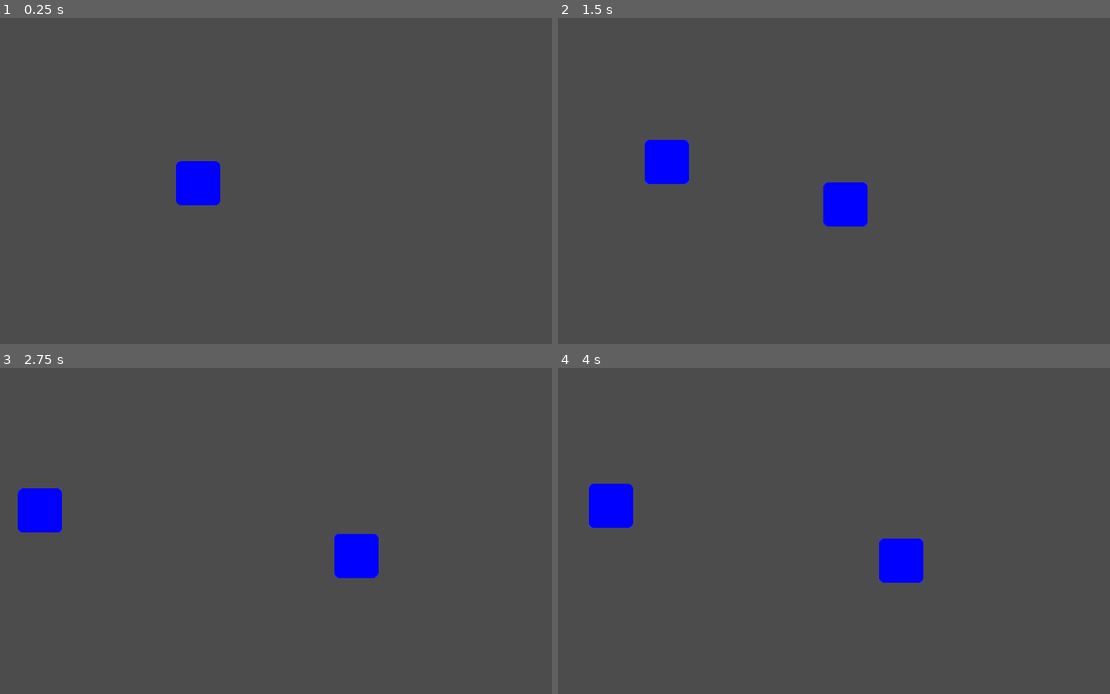
Above: before the commit, frames 1-4 (two rows, left to right).
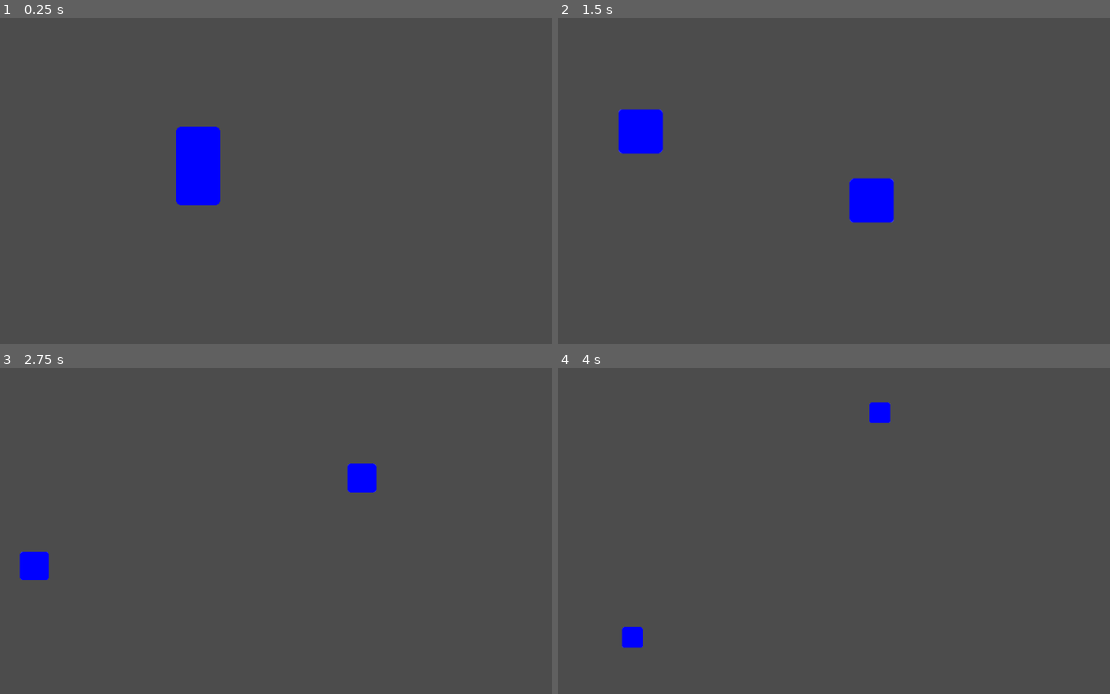
Above: after the commit, the same moments.

Repository: killicolin/SCI-GJ-3
Game: Godot game, scene res://Level1.tscn
Two runs of this game, one before a commit and one after it. Both use one fixed random seed, a clock stepped at 60 frames per second and the inputs below. The engine's default icon, where the game draws it, is replaced by a stand-in: a white triangle on a blue panel in a dark square.
Inputs:
- Up to frame 1 (0.25 s): no input
- Up to frame 2 (1.5 s): tap Enter (ui_accept) at 0.5, 0.77, 0.8, 1.07, 1.35 s; hold Right (p1_right) 0.53-1.28 s; tap D (p2_right) at 0.6 s; hold Down (ui_down) from 1.28 s (still down)
- Up to frame 3 (2.75 s): tap Enter (ui_accept) at 1.52, 1.82, 2.3 s; tap D (p2_right) at 1.55, 2.1 s; release Down (ui_down) at 2.03 s; hold Right (p1_right) from 2.03 s (still down)
- Up to frame 4 (4 s): release Right (p1_right) at 2.78 s; hold Up (ui_up) 2.78-3.53 s; tap D (p2_right) at 2.85 s; tap Enter (ui_accept) at 3.02, 3.32, 3.6, 3.77 s; hold Left (ui_left) from 3.53 s (still down)

The runs differ from the first frame. In frame 1, 0.8% of the frame differs, in the area x 31-40%, y 33-45%; in frame 2, 3.4%, in the area x 10-61%, y 27-64%; in frame 3, 3.1%; in frame 4, 2.6%.

Commit message:
small changes

Diff:
--- a/Level1.gd
+++ b/Level1.gd
@@ -13,11 +13,10 @@
 # Called when the node enters the scene tree for the first time.
 func _ready():
 
-
-
 	p2.player = "p2"
 	p1.position = $SpawnPoint.position
 	p2.position = $SpawnPoint.position
+	p2.get_node("AnimatedSprite").offset = Vector2(0,-50)
 
 	add_child(p1)
 	add_child(p2)
--- a/PlayerRobot.gd
+++ b/PlayerRobot.gd
@@ -1,6 +1,4 @@
 extends KinematicBody2D
-
-
 
 export var speed = 400
 var velocity
@@ -10,14 +8,14 @@
 func ready():
 	if player == "p2":
 		$AnimatedSprite.z_index = -1
-		$AnimatedSprite.position = $AnimatedSprite.position + Vector2(0,50)
+		$AnimatedSprite.offset = Vector2(0, -50)
 
 func get_input():
 	var input_direction
 	if player == "p1":
-		input_direction = Input.get_vector("ui_left", "p1_right", "ui_up", "ui_down")
+		input_direction = Input.get_vector("ui_accept", "p1_right", "ui_accept", "ui_accept")
 	elif player == "p2":
-		input_direction = Input.get_vector("ui_left", "p2_right", "ui_up", "ui_down")
+		input_direction = Input.get_vector("ui_accept", "p2_right", "ui_accept", "ui_accept")
 
 	velocity = input_direction * speed
 
@@ -46,9 +44,3 @@
 func stop():
 	if state == "work":
 		state = "stop"
-
-
-
-# Called every frame. 'delta' is the elapsed time since the previous frame.
-#func _process(delta):
-#	pass
